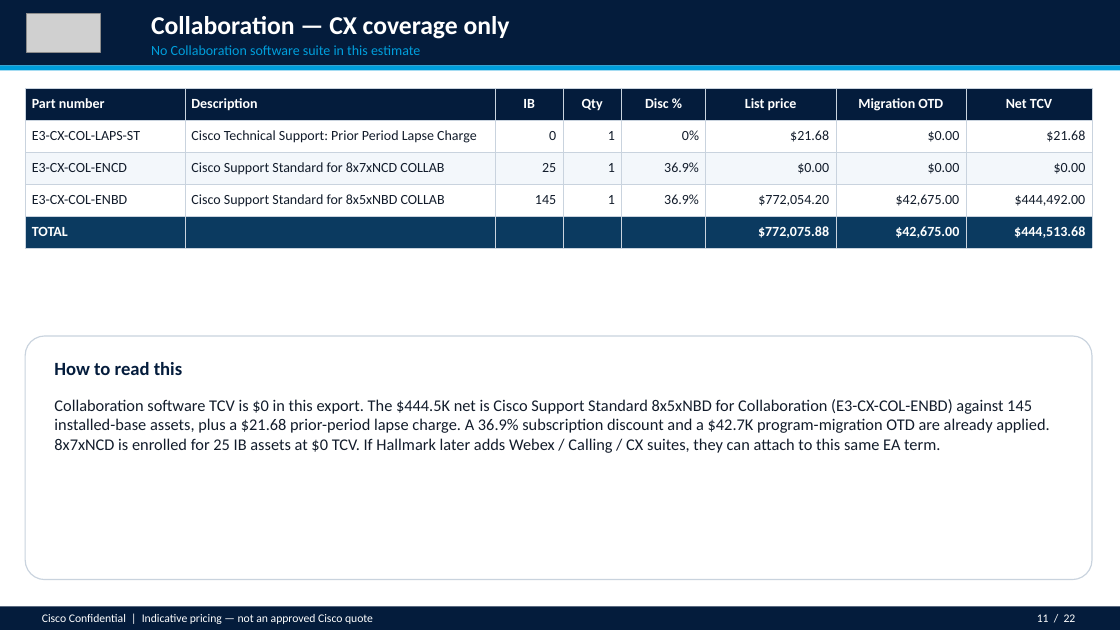
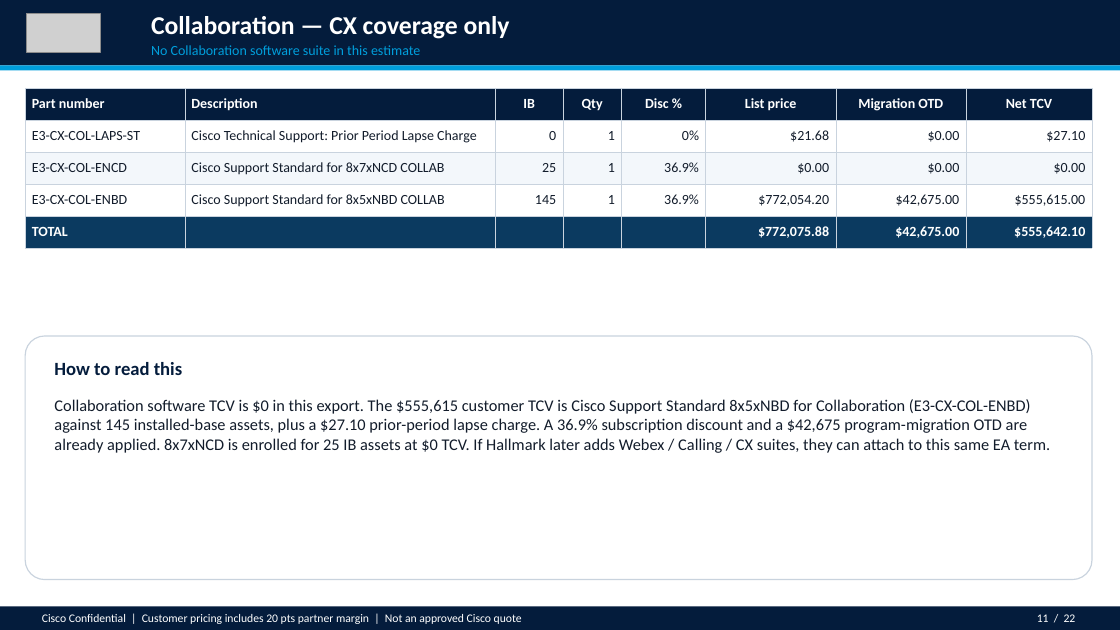
Before and after one commit to chchilds/cxvx, a slide deck: slide 11 of ea-proposal/HALLMARK_CARDS_INCORPORATED_Enterprise_Agreement_Proposal.pptx. Drawn at 1120x630 pixels with LibreOffice and Linux fonts; fonts in the diff are those of the drawing; grey boxes stand for pictures. Boxes give left, top, right and bottom in pixels: in the first picture for what was removed or moved away, otherwise in the second. Text is boxed around its words. In the diff, an @@ line names an element or a change of style, - is before the commit and + after.

```diff
--- a/ea-proposal/HALLMARK_CARDS_INCORPORATED_Enterprise_Agreement_Proposal.pptx
+++ b/ea-proposal/HALLMARK_CARDS_INCORPORATED_Enterprise_Agreement_Proposal.pptx
@@ table at <box>25,88,1092,248</box> @@
-row 2, column 8: $21.68
+row 2, column 8: $27.10
-row 4, column 8: $444,492.00
+row 4, column 8: $555,615.00
-row 5, column 8: $444,513.68
+row 5, column 8: $555,642.10
@@ text at <box>54,399,1050,453</box>: text changed @@
-Collaboration software TCV is $0 in this export. The $444.5K net is Cisco Support Standard 8x5xNBD for Collaboration (E3-CX-COL-ENBD) against 145 installed-base assets, plus a $21.68 prior-period lapse charge. A 36.9% subscription discount and a $42.7K program-migration OTD are already applied. 8x7xNCD is enrolled for 25 IB assets at $0 TCV. If Hallmark later adds Webex / Calling / CX suites, they can attach to this same EA term.
+Collaboration software TCV is $0 in this export. The $555,615 customer TCV is Cisco Support Standard 8x5xNBD for Collaboration (E3-CX-COL-ENBD) against 145 installed-base assets, plus a $27.10 prior-period lapse charge. A 36.9% subscription discount and a $42,675 program-migration OTD are already applied. 8x7xNCD is enrolled for 25 IB assets at $0 TCV. If Hallmark later adds Webex / Calling / CX suites, they can attach to this same EA term.
@@ text at <box>42,614,522,624</box>: text changed @@
-Cisco Confidential | Indicative pricing — not an approved Cisco quote
+Cisco Confidential | Customer pricing includes 20 pts partner margin | Not an approved Cisco quote
```
Also in this commit, not shown: 20 other slides changed, 4 other files.
